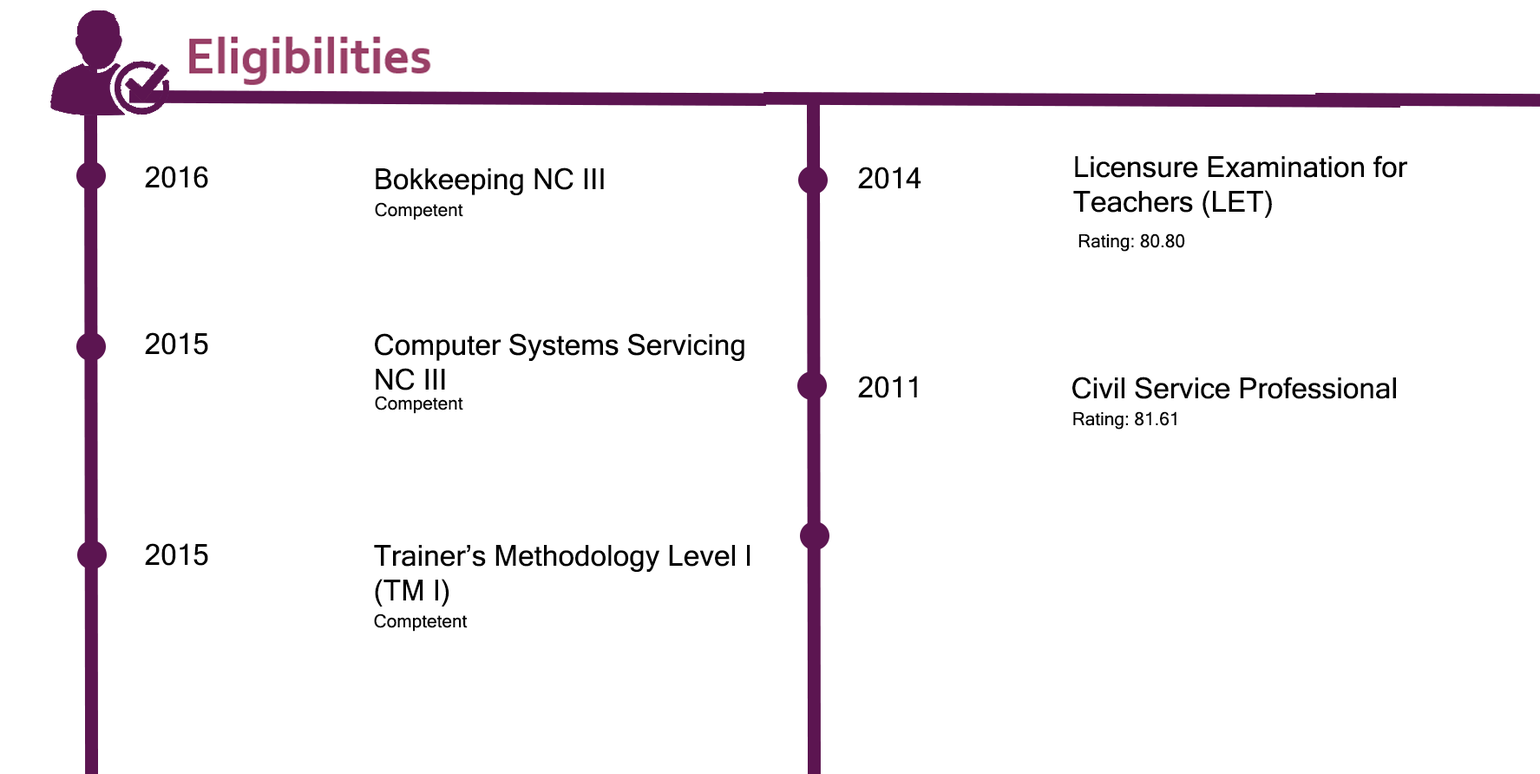
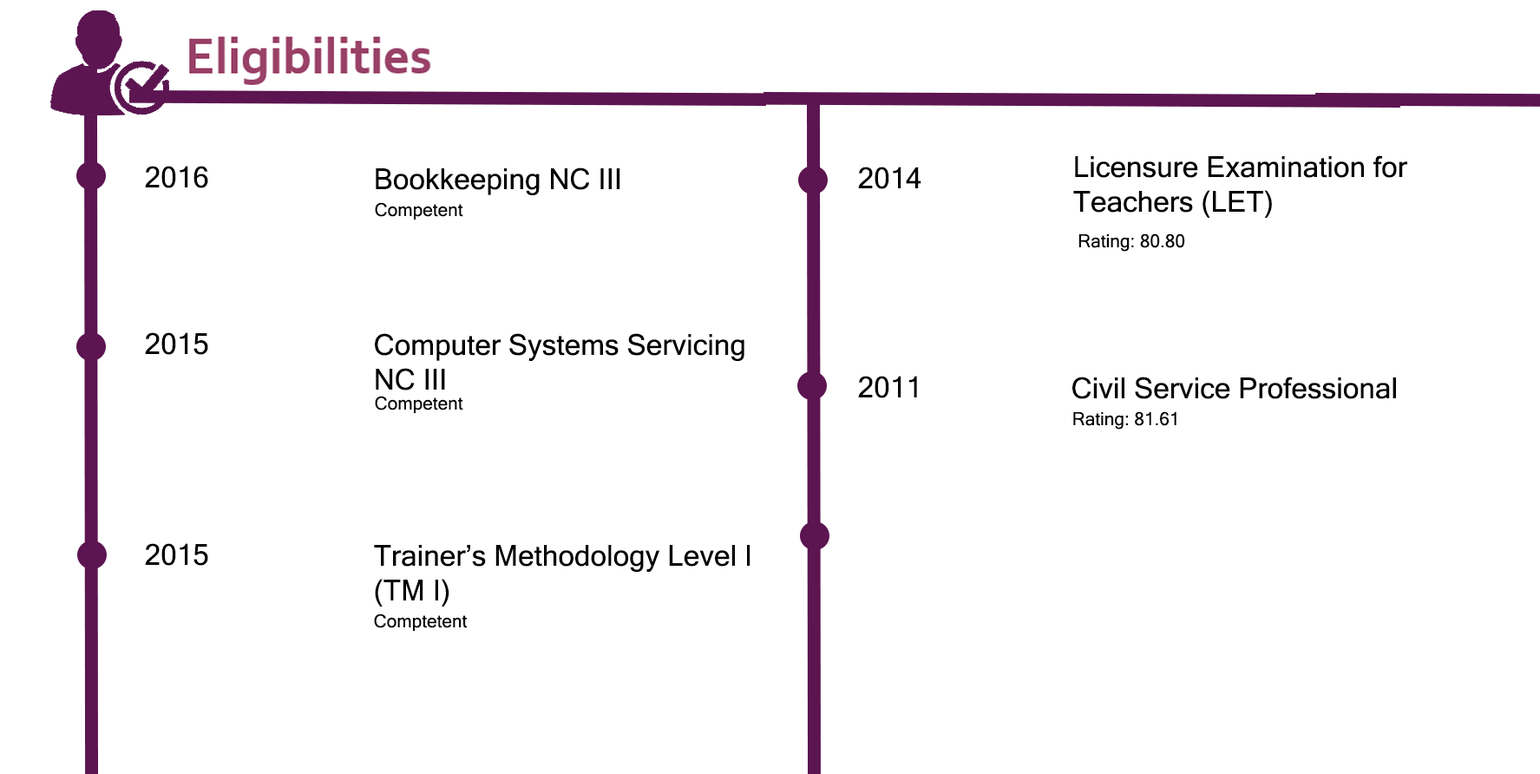
Layered file, before and after one edit (1540 x 774). Changes by layer:
renamed "Bokkeeping NC III" to "Bookkeeping NC III", painted on it over [409, 167, 621, 196]
